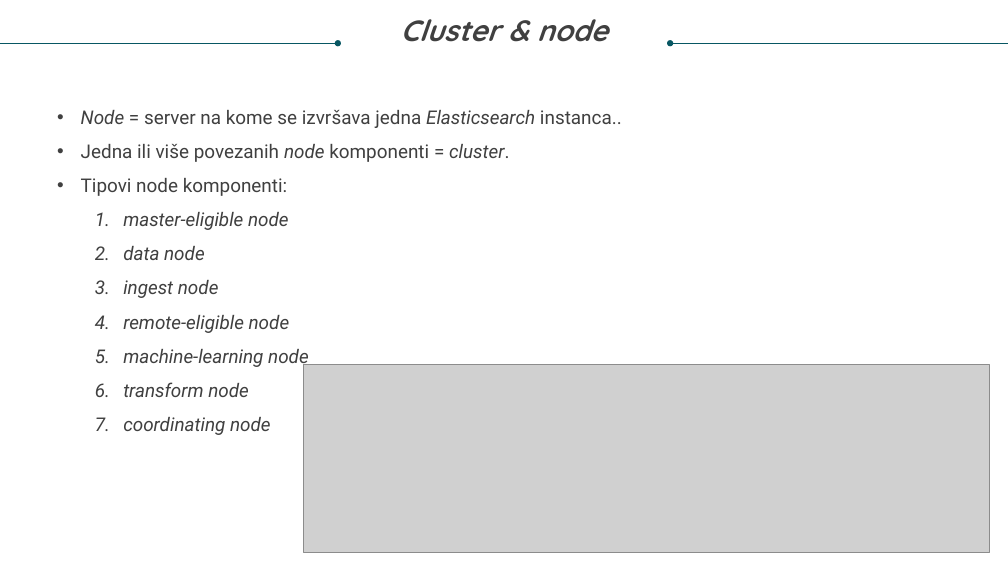
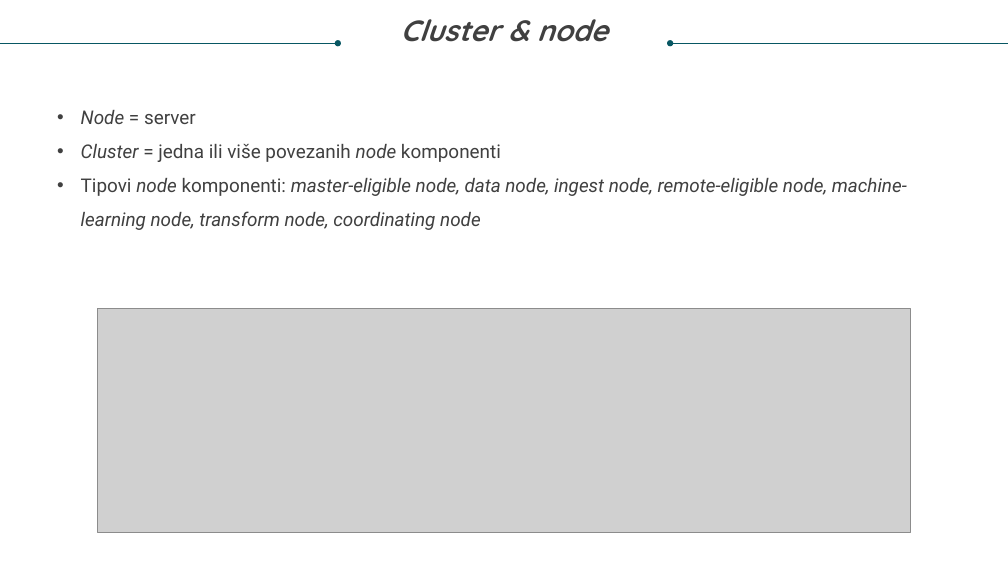
Before and after one commit to Nevenaa01/DebugIt, a slide deck: slide 10 of Nevena Gligorov diplomski prezentacija.pptx. Drawn at 1008x567 pixels with LibreOffice and Linux fonts; fonts in the diff are those of the drawing; grey boxes stand for pictures. Boxes give left, top, right and bottom in pixels: in the first picture for what was removed or moved away, otherwise in the second. Text is boxed around its words. In the diff, an @@ line names an element or a change of style, - is before the commit and + after.

```diff
--- a/Nevena Gligorov diplomski prezentacija.pptx
+++ b/Nevena Gligorov diplomski prezentacija.pptx
@@ text at (81,110,907,230): text changed @@
-• Node = server na kome se izvršava jedna Elasticsearch instanca..
-• Jedna ili više povezanih node komponenti = cluster.
-• Tipovi node komponenti:
-  1. master-eligible node
-  2. data node
-  3. ingest node
-  4. remote-eligible node
-  5. machine-learning node
-  6. transform node
-  7. coordinating node
+• Node = server
+• Cluster = jedna ili više povezanih node komponenti
+• Tipovi node komponenti: master-eligible node, data node, ingest node, remote-eligible node, machine-learning node, transform node, coordinating node
@@ picture: place and size @@
-picture at (304,364,989,553)
+picture at (98,309,910,532)
```
Also in this commit, not shown: 12 other slides changed, 1 slide added, 3 other files.
